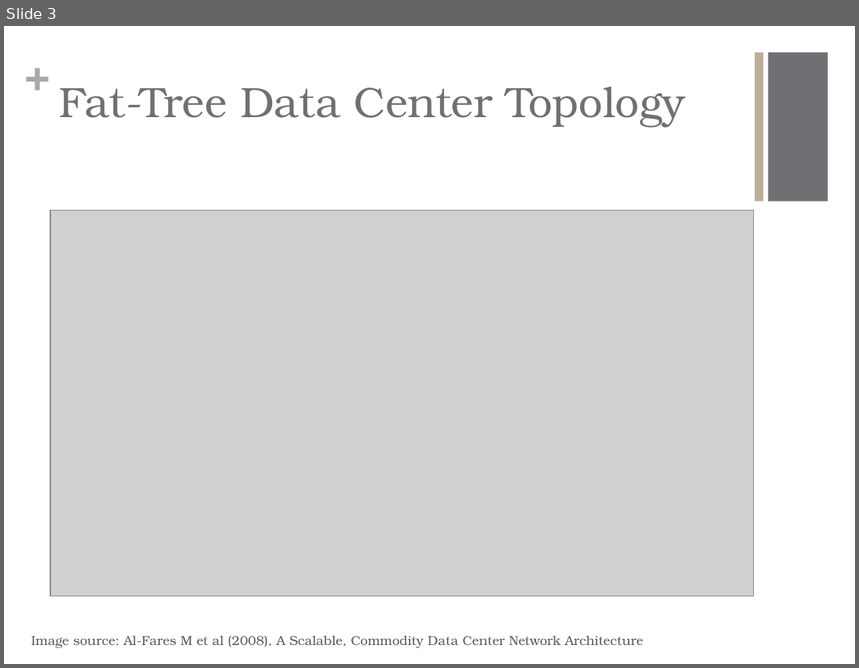
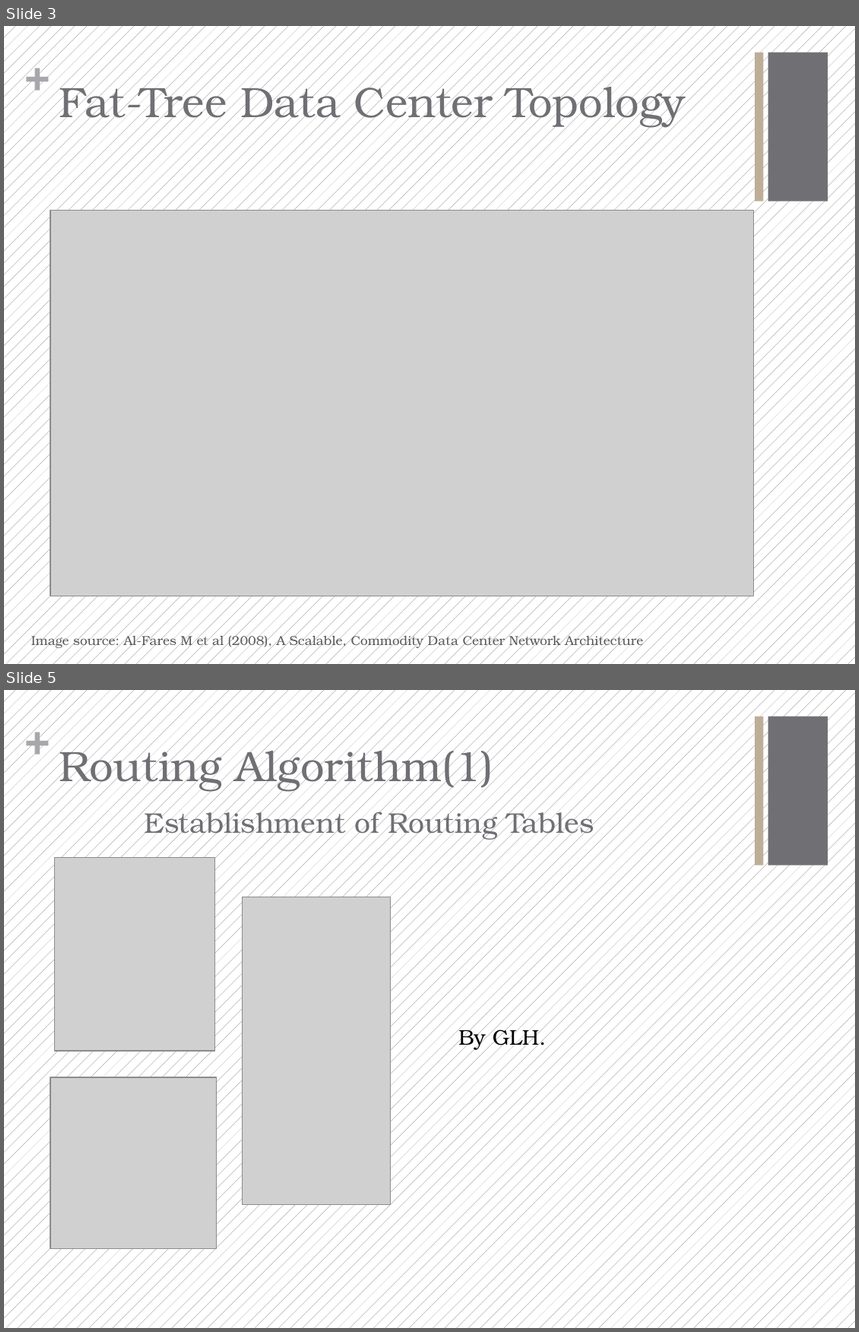
Before and after one commit to Fu-Yilei/Scalable-data-center-simulation, a slide deck: Presentation/presentation.pptx. Shown one above the other, each under a label of ours: slide 3 before the commit, slides 3 and 5 after it; the slides between them are not shown. The pictures are 859x668 and 859x1332 pixels, drawn with LibreOffice and Linux fonts; fonts in the diff are those of the drawing; grey boxes stand for pictures. Boxes give left, top, right and bottom in pixels: in the first picture for what was removed or moved away, otherwise in the second. Text is boxed around its words. In the diff, an @@ line names an element or a change of style, - is before the commit and + after.

```diff
--- a/Presentation/presentation.pptx
+++ b/Presentation/presentation.pptx
@@ slide 5 added at [4, 690, 855, 1328], background pattern #6F6F74 on #FFFFFF; not listed: 3 template elements that a slide beside it also shows @@
@@ title added at [59, 742, 594, 840], 24 pt, text #6F6F74 @@
+Routing Algorithm(1)
+Establishment of Routing Tables
@@ picture added at [55, 858, 215, 1051] @@
@@ picture added at [243, 897, 390, 1205] @@
@@ text added at [458, 1025, 547, 1050], 18 pt, text #000000 @@
+By GLH.
@@ picture added at [51, 1078, 217, 1249] @@
@@ slide 3 changed as well @@
@@ background #FFFFFF to pattern #6F6F74 on #FFFFFF @@
```
Also in this commit, not shown: 2 other slides changed, 3 other slides added, 5 other files.
